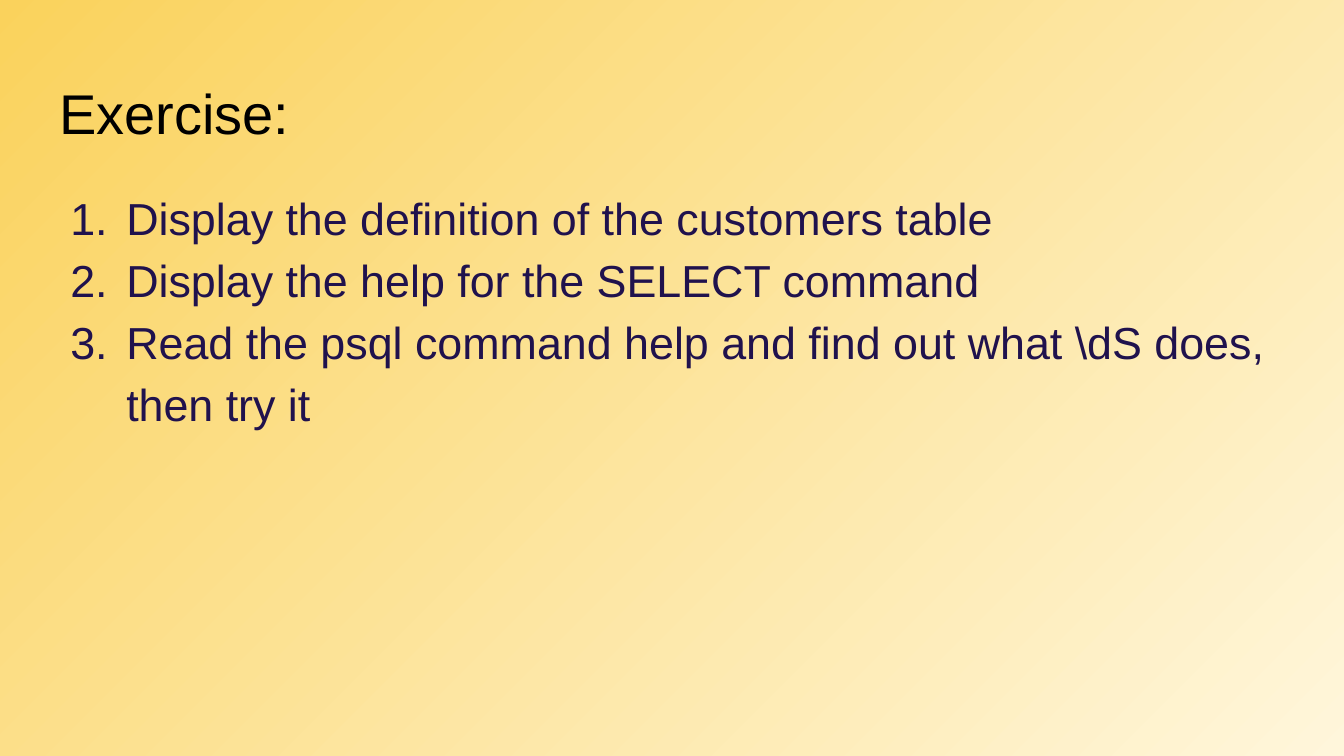
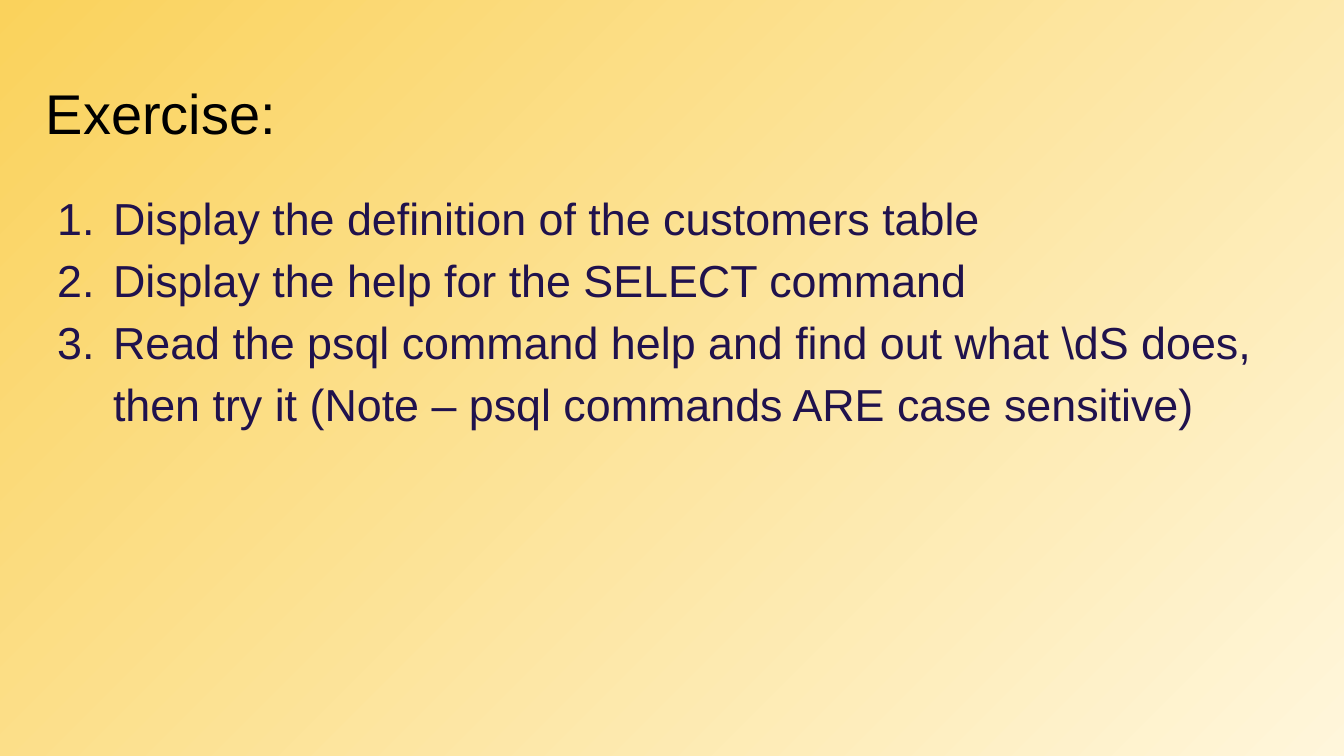
Before and after one commit to CodeYourFuture/syllabus, a slide deck: slide 19 of docs/db/db_b/week-1/CYF_DB_1.pptx (slide 18 before the commit). Drawn at 1344x756 pixels with LibreOffice and Linux fonts; fonts in the diff are those of the drawing. Boxes give left, top, right and bottom in pixels: in the first picture for what was removed or moved away, otherwise in the second. Text is boxed around its words. In the diff, an @@ line names an element or a change of style, - is before the commit and + after.

```diff
--- a/docs/db/db_b/week-1/CYF_DB_1.pptx
+++ b/docs/db/db_b/week-1/CYF_DB_1.pptx
@@ title "Exercise:" moved from (x1=59, y1=93, x2=289, y2=135) to (x1=46, y1=93, x2=276, y2=135) @@
@@ text at (x1=113, y1=326, x2=1251, y2=430): text changed @@
-3. Read the psql command help and find out what \dS does, then try it
+3. Read the psql command help and find out what \dS does, then try it (Note – psql commands ARE case sensitive)
```
Also in this commit, not shown: 4 other slides changed, 1 slide added, 4 slides removed, 2 other files.
